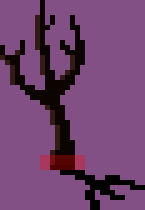
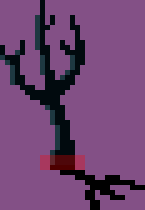
Layers edited between the first and the second 145px x 210px image:
painted on "TreeB.png" over 0, 0, 85, 165
